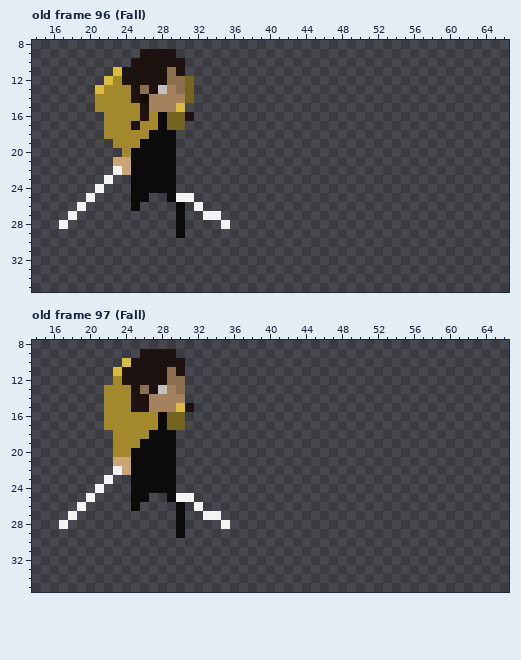
Pixel-art file: tfg/Assets/Characters/The SwordMaster/Sword Master Sprite Sheet.aseprite. The picture above is the old version.
90x37 pixels, 154 frames. Colours within 5 levels of each other are drawn and written as one. Shown: old frame 96 (Fall): x 14..66, y 8..35; old frame 97 (Fall): x 14..66, y 8..35. The commit also changed other frames, which this record leaves out.
Now the later version:
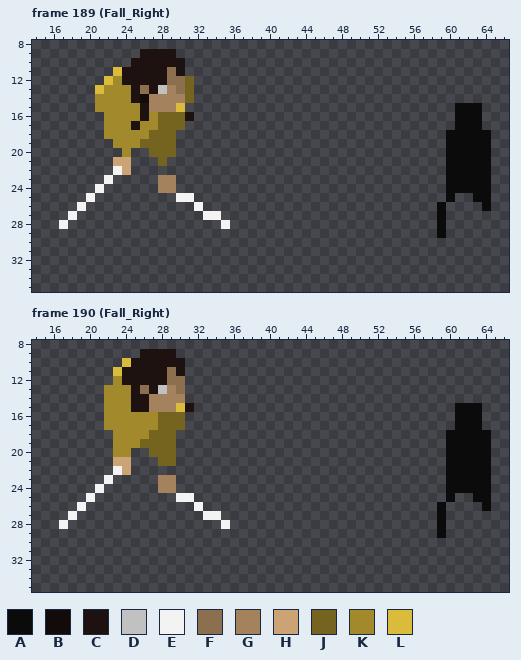
Palette (. is transparent): A #0b0b0b  B #120b0a  C #1e1211  D #c1c1c1  E #f3f3f3  F #8b6f4f  G #a3825d  H #cca374  J #756420  K #a28a2c  L #dbbb3b
A new or re-ordered frame is compared with the old frame closest to it.
Change:
frames 154 -> 298
--- frame 189 (Fall_Right) is new; against old frame 96 (Fall), layer "Body"
@@ x 14..66 @@
 14 .......KKKKCBGGGGJ...................................
-15 .......KKKKKCGGGL....................................
-16 ........KKKKCKAJJC...................................
-17 ........KKKCKKAJJ....................................
-18 ........KKKKKAAA.....................................
-19 .........KKKAAAA.....................................
-20 ..........KAAAAA.....................................
-21 .........HHAAAAA.....................................
-22 .........EHAAAAA.....................................
-23 ........E..AAAAA.....................................
-24 .......E...AAAAA.....................................
-25 ......E....AA..AEE...................................
-26 .....E.....A....A.E..................................
-27 ....E...........A..EE................................
-28 ...E............A....E...............................
-29 ................A....................................
+15 .......KKKKKCGGGL..............................AAA...
+16 ........KKKKCKJJJC.............................AAA...
+17 ........KKKCKKJJJ..............................AAA...
+18 ........KKKKKJJJ..............................AAAAA..
+19 .........KKKJJJJ..............................AAAAA..
+20 ..........K..JJJ..............................AAAAA..
+21 .........HH...J...............................AAAAA..
+22 .........EH...................................AAAAA..
+23 ........E.....GG..............................AAAAA..
+24 .......E......GG..............................AAAAA..
+25 ......E.........EE............................A..AA..
+26 .....E............E..........................A....A..
+27 ....E..............EE........................A.......
+28 ...E.................E.......................A.......
+29 .............................................A.......
 30 .....................................................
--- frame 190 (Fall_Right) is new; against old frame 97 (Fall), layer "Body"
@@ x 14..66 @@
 14 ........KKKCCGGGG....................................
-15 ........KKKCCGGGLC...................................
-16 ........KKKKKKAJJ....................................
-17 ........KKKKKKAJJ....................................
-18 .........KKKKAAA.....................................
-19 .........KKKAAAA.....................................
-20 .........KKAAAAA.....................................
-21 .........HHAAAAA.....................................
-22 .........EHAAAAA.....................................
-23 ........E..AAAAA.....................................
-24 .......E...AAAAA.....................................
-25 ......E....AA..AEE...................................
-26 .....E.....A....A.E..................................
-27 ....E...........A..EE................................
-28 ...E............A....E...............................
-29 ................A....................................
+15 ........KKKCCGGGLC.............................AAA...
+16 ........KKKKKKJJJ..............................AAA...
+17 ........KKKKKKJJJ..............................AAA...
+18 .........KKKKJJJ..............................AAAAA..
+19 .........KKKJJJJ..............................AAAAA..
+20 .........KK..JJJ..............................AAAAA..
+21 .........HH...JJ..............................AAAAA..
+22 .........EH...................................AAAAA..
+23 ........E.....GG..............................AAAAA..
+24 .......E......GG..............................AAAAA..
+25 ......E.........EE............................A..AA..
+26 .....E............E..........................A....A..
+27 ....E..............EE........................A.......
+28 ...E.................E.......................A.......
+29 .............................................A.......
 30 .....................................................
Changed places in both pictures, as pixel boxes (x1, y1, x2, y2):
added: (437, 103, 491, 238)
changed: (131, 112, 185, 238)
added: (437, 403, 491, 538)
changed: (131, 412, 185, 538)
